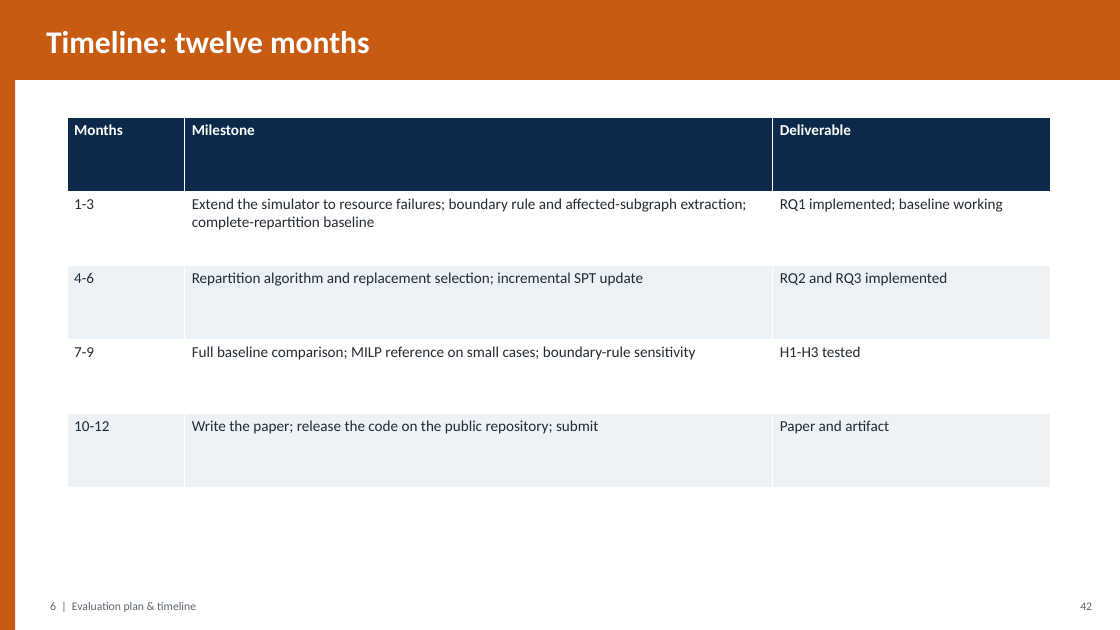
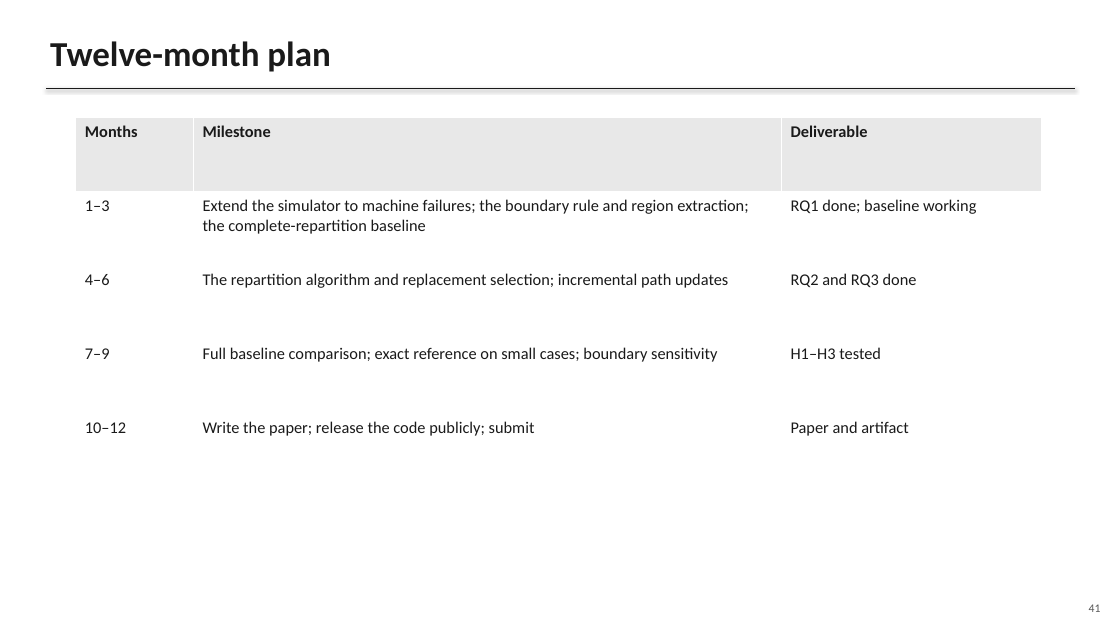
Before and after one commit to gayanigupta/data-aware-scheduling, a slide deck: slide 41 of slides/data-aware-scheduling.pptx (slide 43 before the commit). Drawn at 1120x630 pixels with LibreOffice and Linux fonts; fonts in the diff are those of the drawing. Boxes give left, top, right and bottom in pixels: in the first picture for what was removed or moved away, otherwise in the second. Text is boxed around its words. In the diff, an @@ line names an element or a change of style, - is before the commit and + after.

Commit message:
Plain monochrome slide deck with human-style text

```diff
--- a/slides/data-aware-scheduling.pptx
+++ b/slides/data-aware-scheduling.pptx
@@ rectangle removed at (x1=0, y1=0, x2=1120, y2=80) @@
@@ text at (x1=50, y1=41, x2=330, y2=72): text changed; size 27 to 30 pt; text colour #FFFFFF to #1A1A1A @@
-Timeline: twelve months
+Twelve-month plan
@@ rectangle removed at (x1=0, y1=80, x2=15, y2=630) @@
@@ line added from (46, 88) to (1075, 88), #1A1A1A 1 pt @@
@@ table at (x1=76, y1=118, x2=1042, y2=487) @@
-row 2: 1-3 | Extend the simulator to resource failures; boundary rule and affected-subgraph extraction; complete-repartition baseline | RQ1 implemented; baseline working
+row 2: 1–3 | Extend the simulator to machine failures; the boundary rule and region extraction; the complete-repartition baseline | RQ1 done; baseline working
-row 3: 4-6 | Repartition algorithm and replacement selection; incremental SPT update | RQ2 and RQ3 implemented
+row 3: 4–6 | The repartition algorithm and replacement selection; incremental path updates | RQ2 and RQ3 done
-row 4: 7-9 | Full baseline comparison; MILP reference on small cases; boundary-rule sensitivity | H1-H3 tested
+row 4: 7–9 | Full baseline comparison; exact reference on small cases; boundary sensitivity | H1–H3 tested
-row 5, column 1: 10-12
+row 5, column 1: 10–12
-row 5, column 2: Write the paper; release the code on the public repository; submit
+row 5, column 2: Write the paper; release the code publicly; submit
@@ fill #0B2A4A to #E8E8E8 in row 1 @@
@@ fill #EDF2F7 to #FFFFFF in 6 cells @@
@@ size 13 to 14 pt in "Months", "Milestone", "Deliverable", "Paper and artifact" @@
@@ text colour #FFFFFF to #1A1A1A in "Months", "Milestone", "Deliverable" @@
@@ text colour #232B33 to #1A1A1A in "Paper and artifact" @@
@@ table resized from (x1=67, y1=118, x2=1050, y2=487) to (x1=76, y1=118, x2=1042, y2=487) @@
@@ text removed at (x1=50, y1=602, x2=196, y2=612) @@
-6 | Evaluation plan & timeline
@@ text removed at (x1=1080, y1=602, x2=1092, y2=610) @@
-42
@@ text added at (x1=1089, y1=604, x2=1101, y2=612), 10 pt, text #595959 @@
+41
```
Also in this commit, not shown: 29 other slides changed, 14 slides added, 16 slides removed, 1 other file.
